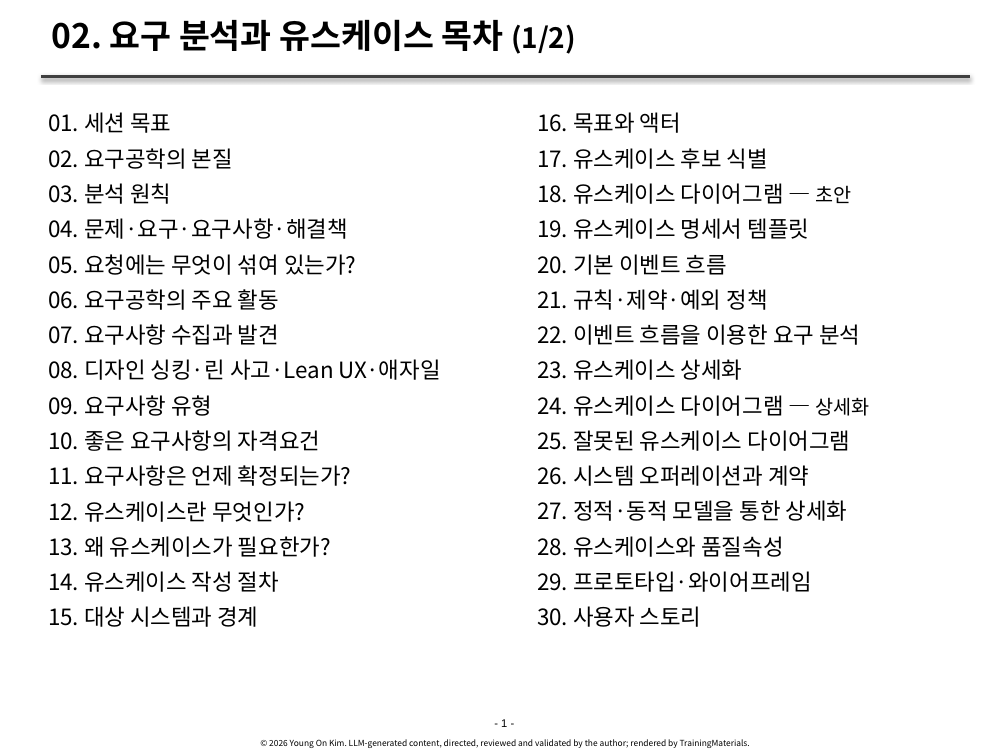
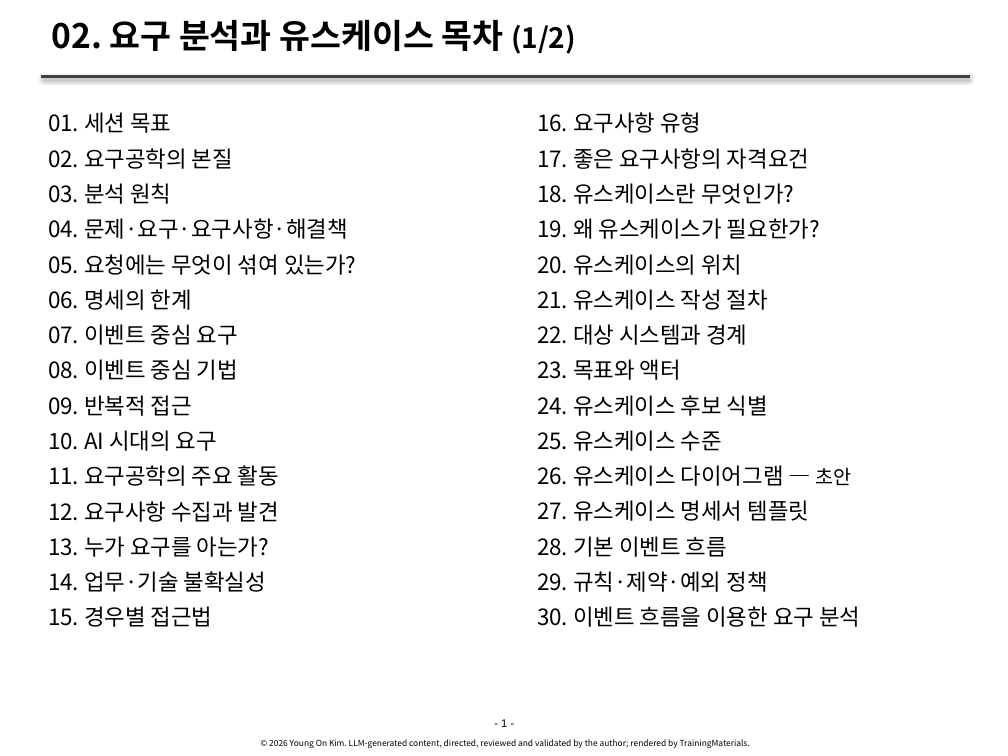
Before and after one commit to YoungSan77/TrainingMaterials, a slide deck: slide 1 of courses/ooad/sessions/s02.pptx. Drawn at 1008x756 pixels with LibreOffice and Linux fonts; fonts in the diff are those of the drawing. Boxes give left, top, right and bottom in pixels: in the first picture for what was removed or moved away, otherwise in the second. Text is boxed around its words. In the diff, an @@ line names an element or a change of style, - is before the commit and + after.

```diff
--- a/courses/ooad/sessions/s02.pptx
+++ b/courses/ooad/sessions/s02.pptx
@@ text at (537, 112, 860, 627): text changed @@
-  16. 목표와 액터
-  17. 유스케이스 후보 식별
-  18. 유스케이스 다이어그램 — 초안
-  19. 유스케이스 명세서 템플릿
-  20. 기본 이벤트 흐름
-  21. 규칙·제약·예외 정책
-  22. 이벤트 흐름을 이용한 요구 분석
-  23. 유스케이스 상세화
-  24. 유스케이스 다이어그램 — 상세화
-  25. 잘못된 유스케이스 다이어그램
-  26. 시스템 오퍼레이션과 계약
-  27. 정적·동적 모델을 통한 상세화
-  28. 유스케이스와 품질속성
-  29. 프로토타입·와이어프레임
-  30. 사용자 스토리
+  16. 요구사항 유형
+  17. 좋은 요구사항의 자격요건
+  18. 유스케이스란 무엇인가?
+  19. 왜 유스케이스가 필요한가?
+  20. 유스케이스의 위치
+  21. 유스케이스 작성 절차
+  22. 대상 시스템과 경계
+  23. 목표와 액터
+  24. 유스케이스 후보 식별
+  25. 유스케이스 수준
+  26. 유스케이스 다이어그램 — 초안
+  27. 유스케이스 명세서 템플릿
+  28. 기본 이벤트 흐름
+  29. 규칙·제약·예외 정책
+  30. 이벤트 흐름을 이용한 요구 분석
@@ text at (48, 289, 279, 627): text changed @@
-  06. 요구공학의 주요 활동
-  07. 요구사항 수집과 발견
-  08. 디자인 싱킹·린 사고·Lean UX·애자일
-  09. 요구사항 유형
-  10. 좋은 요구사항의 자격요건
-  11. 요구사항은 언제 확정되는가?
-  12. 유스케이스란 무엇인가?
-  13. 왜 유스케이스가 필요한가?
-  14. 유스케이스 작성 절차
-  15. 대상 시스템과 경계
+  06. 명세의 한계
+  07. 이벤트 중심 요구
+  08. 이벤트 중심 기법
+  09. 반복적 접근
+  10. AI 시대의 요구
+  11. 요구공학의 주요 활동
+  12. 요구사항 수집과 발견
+  13. 누가 요구를 아는가?
+  14. 업무·기술 불확실성
+  15. 경우별 접근법
```
Also in this commit, not shown: 48 other slides changed, 18 slides added, 10 other files.
